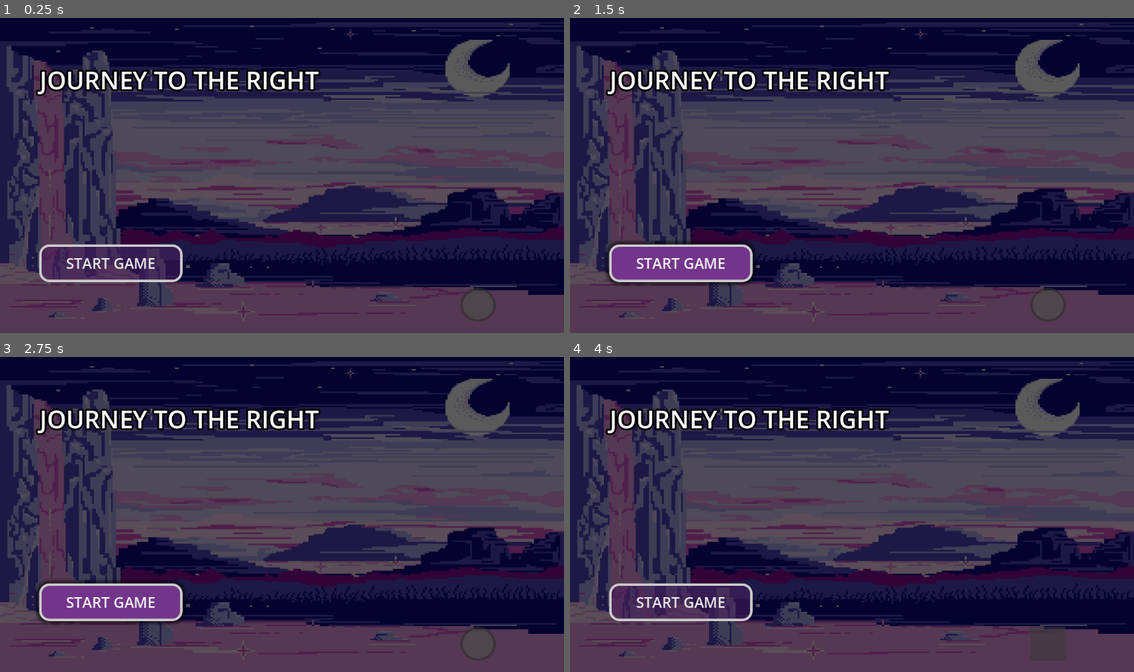
Above: before the commit, frames 1-4 (two rows, left to right).
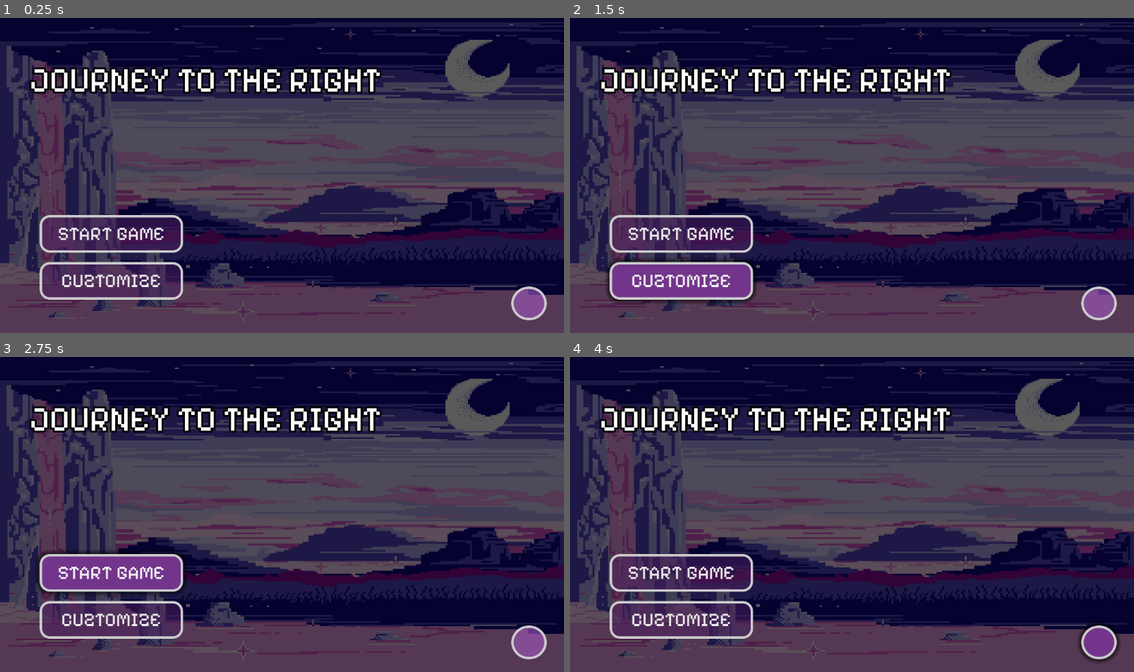
Above: after the commit, the same moments.

Repository: Sh4y-Cormac/MINI-IT-PROJECT-2-10
Game: Godot game, scene res://GUI Stuff/StartMenu.tscn
Same seed, same stepped clock (60 frames per second), same inputs: the game is played once before the commit and once after it.
Inputs (mouse positions are in pixels of both pictures, inside the frame that each line leads up to; where the layout moved, square brackets give the same spot in the first picture):
- Up to frame 1 (0.25 s): no input
- Up to frame 2 (1.5 s): click (1100, 304) [1049, 304] at 0.5 s; click (682, 279) at 1.25 s, where only the run after the commit has a clickable "CUZTOMIZE"
- Up to frame 3 (2.75 s): click "START GAME" at 2 s
- Up to frame 4 (4 s): click "START GAME" at 2.75 s; click (1100, 643) [1049, 643] at 3.5 s

The runs differ from the first frame. In frame 1, 7.8% of the frame differs, in the area x 5-97%, y 15-97%; in frame 2, 9.8%; in frame 3, 10%; in frame 4, 7.8%.

Commit message:
Start Screen
Sound Effects Added / Cuztomize Button Added / Did Some Coding

Diff:
--- a/GUI Stuff/StartMenu.tscn
+++ b/GUI Stuff/StartMenu.tscn
@@ -1,6 +1,9 @@
-[gd_scene load_steps=9 format=3 uid="uid://u7yluuk8jor6"]
+[gd_scene load_steps=14 format=3 uid="uid://u7yluuk8jor6"]
 
-[ext_resource type="Texture2D" uid="uid://cvc446vm5vbqe" path="res://Assets/NotOfficialMainMenu.jpg" id="1_hif8q"]
+[ext_resource type="Script" uid="uid://d4dlpwcfj4lhp" path="res://GUI Stuff/start_menu.gd" id="1_2oqxn"]
+[ext_resource type="Texture2D" uid="uid://cvc446vm5vbqe" path="res://Assets/Images/NotOfficialMainMenu.jpg" id="1_hif8q"]
+[ext_resource type="FontFile" uid="uid://e2r65gh5axk0" path="res://Assets/Fonts/PixelifySans.ttf" id="2_aeyej"]
+[ext_resource type="AudioStream" uid="uid://y82t3c6u0wrh" path="res://Assets/Audio & Sound Effects/Click sound.mp3" id="4_rpgdu"]
 
 [sub_resource type="StyleBoxTexture" id="StyleBoxTexture_aeyej"]
 texture = ExtResource("1_hif8q")
@@ -8,13 +11,36 @@
 
 [sub_resource type="StyleBoxEmpty" id="StyleBoxEmpty_aeyej"]
 
-[sub_resource type="StyleBoxFlat" id="StyleBoxFlat_2oqxn"]
-bg_color = Color(0.294118, 0.294118, 0.294118, 0.764706)
+[sub_resource type="StyleBoxFlat" id="StyleBoxFlat_rpgdu"]
+bg_color = Color(0.45098, 0.207843, 0.545098, 1)
 border_width_left = 5
 border_width_top = 5
 border_width_right = 5
 border_width_bottom = 5
-border_color = Color(0.196078, 0.184314, 0.176471, 0.670588)
+corner_radius_top_left = 35
+corner_radius_top_right = 35
+corner_radius_bottom_right = 35
+corner_radius_bottom_left = 35
+shadow_size = 10
+
+[sub_resource type="StyleBoxFlat" id="StyleBoxFlat_lhe0x"]
+bg_color = Color(0.639216, 0.34902, 0.760784, 1)
+border_width_left = 5
+border_width_top = 5
+border_width_right = 5
+border_width_bottom = 5
+corner_radius_top_left = 35
+corner_radius_top_right = 35
+corner_radius_bottom_right = 35
+corner_radius_bottom_left = 35
+shadow_size = 15
+
+[sub_resource type="StyleBoxFlat" id="StyleBoxFlat_2oqxn"]
+bg_color = Color(0.639216, 0.34902, 0.760784, 0.592157)
+border_width_left = 5
+border_width_top = 5
+border_width_right = 5
+border_width_bottom = 5
 corner_radius_top_left = 35
 corner_radius_top_right = 35
 corner_radius_bottom_right = 35
@@ -64,6 +90,7 @@
 anchor_bottom = 1.0
 grow_horizontal = 2
 grow_vertical = 2
+script = ExtResource("1_2oqxn")
 
 [node name="Panel" type="Panel" parent="."]
 layout_mode = 1
@@ -79,39 +106,71 @@
 anchors_preset = 5
 anchor_left = 0.5
 anchor_right = 0.5
-offset_left = -495.0
-offset_top = 96.0
-offset_right = 75.0
-offset_bottom = 165.0
+offset_left = -516.0
+offset_top = 89.0
+offset_right = 204.0
+offset_bottom = 174.0
 grow_horizontal = 2
 theme_override_constants/outline_size = 15
 theme_override_constants/shadow_outline_size = 10
-theme_override_font_sizes/font_size = 50
+theme_override_fonts/font = ExtResource("2_aeyej")
+theme_override_font_sizes/font_size = 70
 text = "JOURNEY TO THE RIGHT"
 
 [node name="Button" type="Button" parent="."]
 layout_mode = 0
-offset_left = 940.0
-offset_top = 556.0
-offset_right = 1013.0
-offset_bottom = 625.0
+offset_left = 1044.0
+offset_top = 553.0
+offset_right = 1117.0
+offset_bottom = 622.0
 theme_override_styles/focus = SubResource("StyleBoxEmpty_aeyej")
+theme_override_styles/hover = SubResource("StyleBoxFlat_rpgdu")
+theme_override_styles/pressed = SubResource("StyleBoxFlat_lhe0x")
 theme_override_styles/normal = SubResource("StyleBoxFlat_2oqxn")
 
 [node name="Button2" type="Button" parent="."]
 layout_mode = 2
-offset_left = 80.0
-offset_top = 467.0
-offset_right = 373.0
-offset_bottom = 544.0
+offset_left = 81.0
+offset_top = 407.0
+offset_right = 374.0
+offset_bottom = 484.0
 size_flags_vertical = 3
 theme_override_colors/font_hover_pressed_color = Color(0.912289, 0.912289, 0.912289, 1)
 theme_override_colors/font_color = Color(0.912289, 0.912289, 0.912289, 1)
 theme_override_colors/font_focus_color = Color(0.912289, 0.912289, 0.912289, 1)
 theme_override_colors/font_pressed_color = Color(0.912289, 0.912289, 0.912289, 1)
-theme_override_font_sizes/font_size = 30
+theme_override_fonts/font = ExtResource("2_aeyej")
+theme_override_font_sizes/font_size = 39
 theme_override_styles/focus = SubResource("StyleBoxEmpty_jp6q8")
 theme_override_styles/hover = SubResource("StyleBoxFlat_hif8q")
 theme_override_styles/pressed = SubResource("StyleBoxFlat_aeyej")
 theme_override_styles/normal = SubResource("StyleBoxFlat_8s7a6")
 text = "START GAME"
+
+[node name="Button3" type="Button" parent="."]
+offset_left = 81.0
+offset_top = 503.0
+offset_right = 374.0
+offset_bottom = 580.0
+size_flags_vertical = 3
+theme_override_colors/font_hover_pressed_color = Color(0.912289, 0.912289, 0.912289, 1)
+theme_override_colors/font_color = Color(0.912289, 0.912289, 0.912289, 1)
+theme_override_colors/font_focus_color = Color(0.912289, 0.912289, 0.912289, 1)
+theme_override_colors/font_pressed_color = Color(0.912289, 0.912289, 0.912289, 1)
+theme_override_fonts/font = ExtResource("2_aeyej")
+theme_override_font_sizes/font_size = 39
+theme_override_styles/focus = SubResource("StyleBoxEmpty_jp6q8")
+theme_override_styles/hover = SubResource("StyleBoxFlat_hif8q")
+theme_override_styles/pressed = SubResource("StyleBoxFlat_aeyej")
+theme_override_styles/normal = SubResource("StyleBoxFlat_8s7a6")
+text = "CUZTOMIZE"
+
+[node name="Clicking And Hovering" type="AudioStreamPlayer2D" parent="."]
+stream = ExtResource("4_rpgdu")
+
+[connection signal="mouse_entered" from="Button" to="." method="_on_button_mouse_entered"]
+[connection signal="pressed" from="Button" to="." method="_on_button_pressed"]
+[connection signal="mouse_entered" from="Button2" to="." method="_on_button_2_mouse_entered"]
+[connection signal="pressed" from="Button2" to="." method="_on_button_2_pressed"]
+[connection signal="mouse_entered" from="Button3" to="." method="_on_button_3_mouse_entered"]
+[connection signal="pressed" from="Button3" to="." method="_on_button_3_pressed"]
--- /dev/null
+++ b/GUI Stuff/start_menu.gd
@@ -0,0 +1,21 @@
+extends Control
+
+
+
+func _on_button_2_pressed() -> void:
+	$"Clicking And Hovering".play()
+
+func _on_button_2_mouse_entered() -> void:
+	$"Clicking And Hovering".play()
+
+func _on_button_pressed() -> void:
+	$"Clicking And Hovering".play()
+
+func _on_button_mouse_entered() -> void:
+	$"Clicking And Hovering".play()
+
+func _on_button_3_pressed() -> void:
+	$"Clicking And Hovering".play()
+
+func _on_button_3_mouse_entered() -> void:
+	$"Clicking And Hovering".play()
--- a/project.godot
+++ b/project.godot
@@ -17,4 +17,5 @@
 
 [rendering]
 
-renderer/rendering_method="mobile"
+renderer/rendering_method="gl_compatibility"
+renderer/rendering_method.mobile="gl_compatibility"
Not shown, added: Assets/Audio & Sound Effects/Click sound.mp3.import
Binary file added: Assets/Fonts/PixelifySans.ttf
Not shown, added: Assets/Fonts/PixelifySans.ttf.import
Renamed: Assets/NotOfficialMainMenu.jpg -> Assets/Images/NotOfficialMainMenu.jpg
Not shown, added: Assets/Images/NotOfficialMainMenu.jpg.import
Binary file added: Assets/Images/Settings icon.png
Not shown, changed: Assets/Images/Settings icon.png.import
Renamed: Assets/global-settings.png -> Assets/Images/global-settings.png
Not shown, changed: Assets/Images/global-settings.png.import
Not shown, added: GUI Stuff/start_menu.gd.uid
Not shown, added: Assets/Audio & Sound Effects/Click sound.mp3
